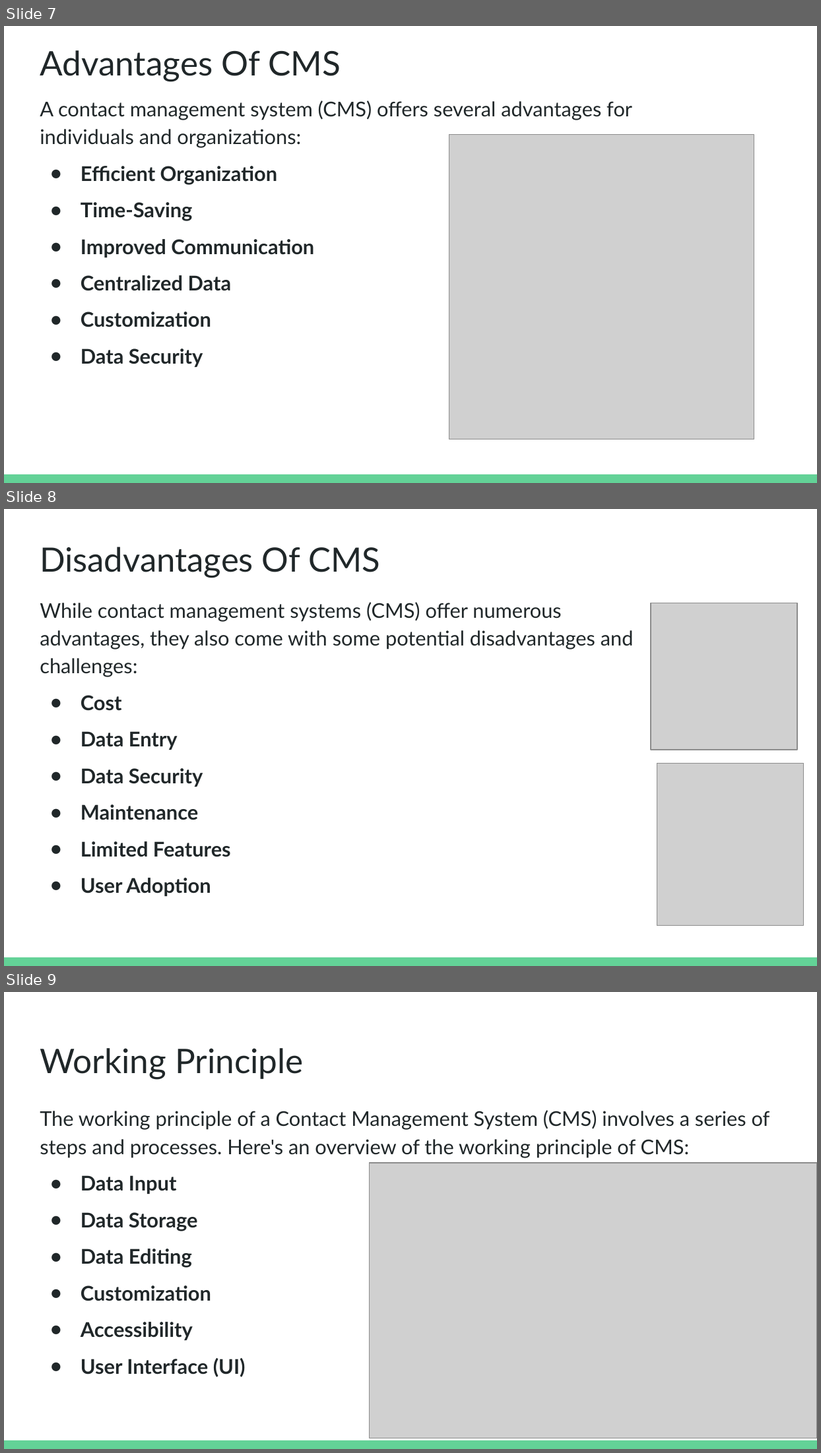
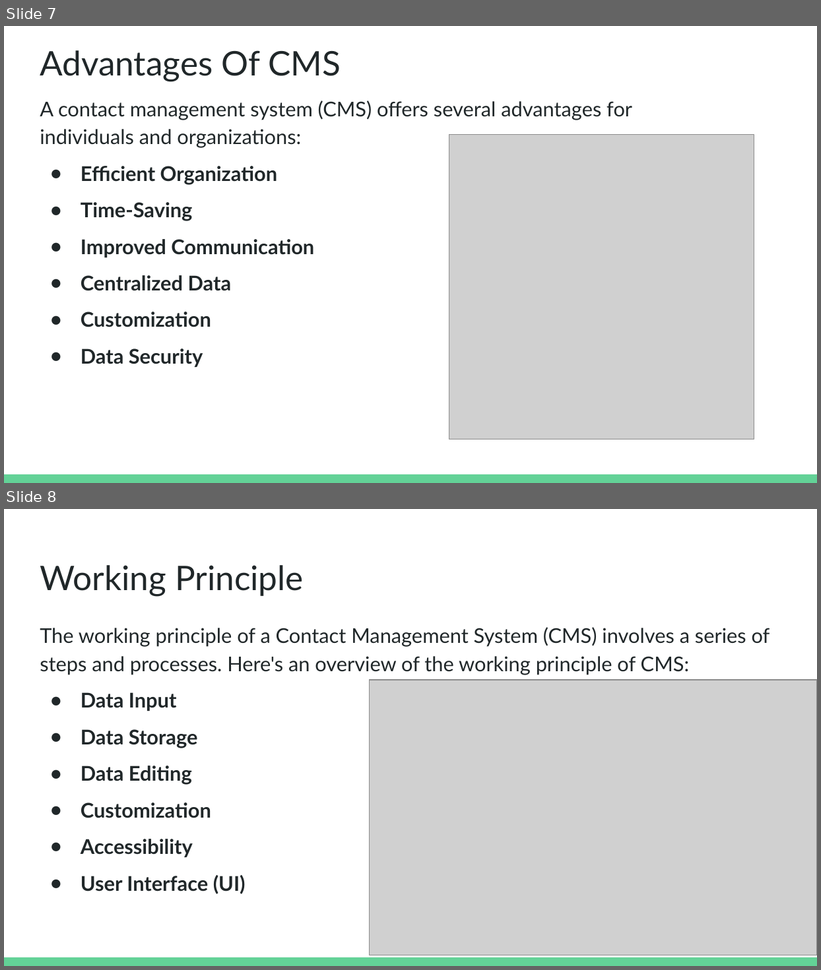
Before and after one commit to priyanshu-57/First_Semester_Project, a slide deck: Ppt-on-CMS.pptx. Shown one above the other, each under a label of ours: slides 7, 8 and 9 before the commit, slides 7 and 8 after it. The pictures are 821x1453 and 821x970 pixels, drawn with LibreOffice and Linux fonts; fonts in the diff are those of the drawing; grey boxes stand for pictures. Boxes give left, top, right and bottom in pixels: in the first picture for what was removed or moved away, otherwise in the second. Text is boxed around its words. In the diff, an @@ line names an element or a change of style, - is before the commit and + after.

```diff
--- a/Ppt-on-CMS.pptx
+++ b/Ppt-on-CMS.pptx
@@ slide 8 removed at <box>4,509,817,966</box>, background #FFFFFF; not listed: 1 template element that a slide beside it also shows @@
@@ title removed at <box>40,547,380,578</box> @@
-Disadvantages Of CMS
@@ text removed at <box>40,602,634,896</box> @@
-While contact management systems (CMS) offer numerous advantages, they also come with some potential disadvantages and challenges:
-● Cost
-● Data Entry
-● Data Security
-● Maintenance
-● Limited Features
-● User Adoption
@@ picture removed at <box>650,603,797,750</box> @@
@@ picture removed at <box>657,764,803,926</box> @@
@@ what was slide 9 is now slide 8 @@
```
Also in this commit, not shown: 2 slides changed, 5 slides added, 1 other file.
